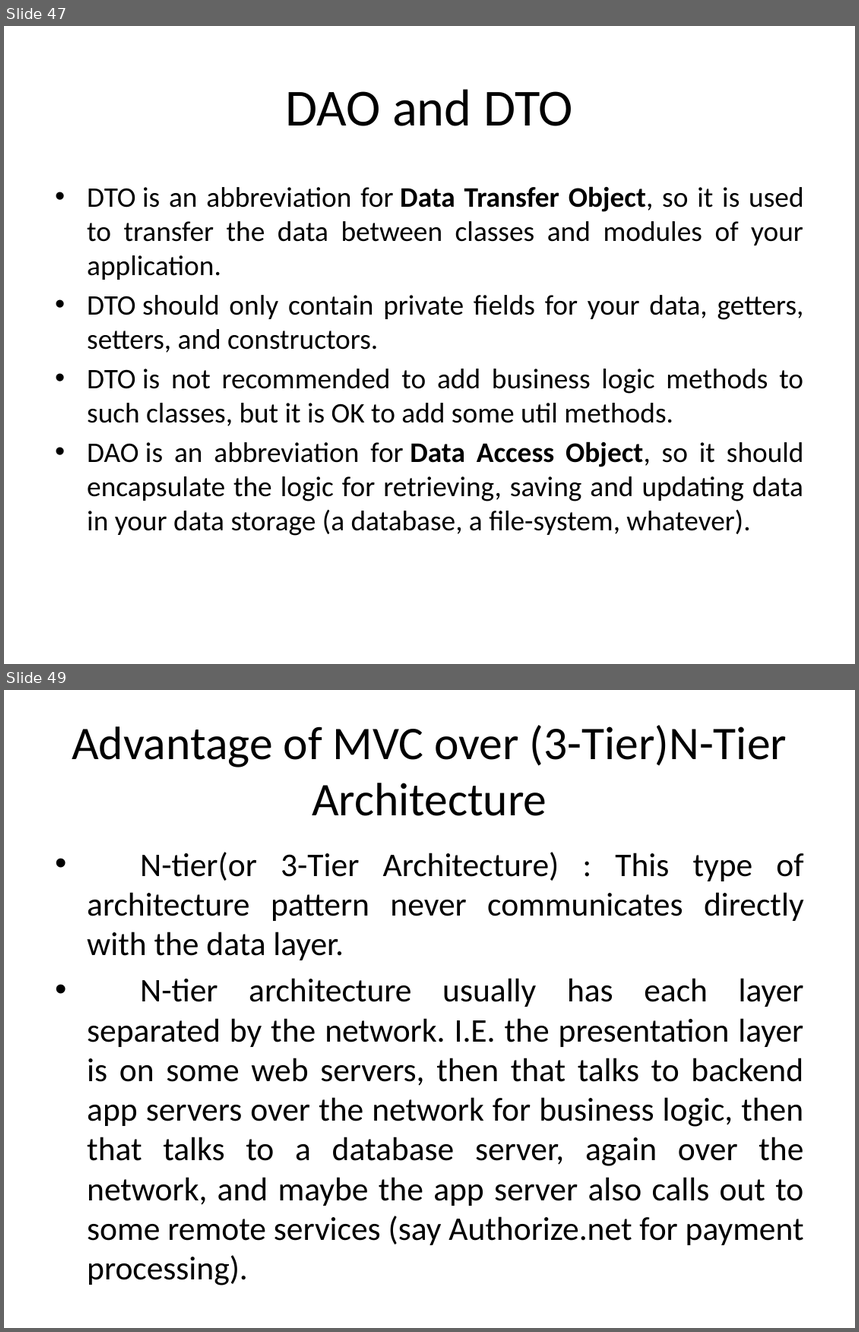
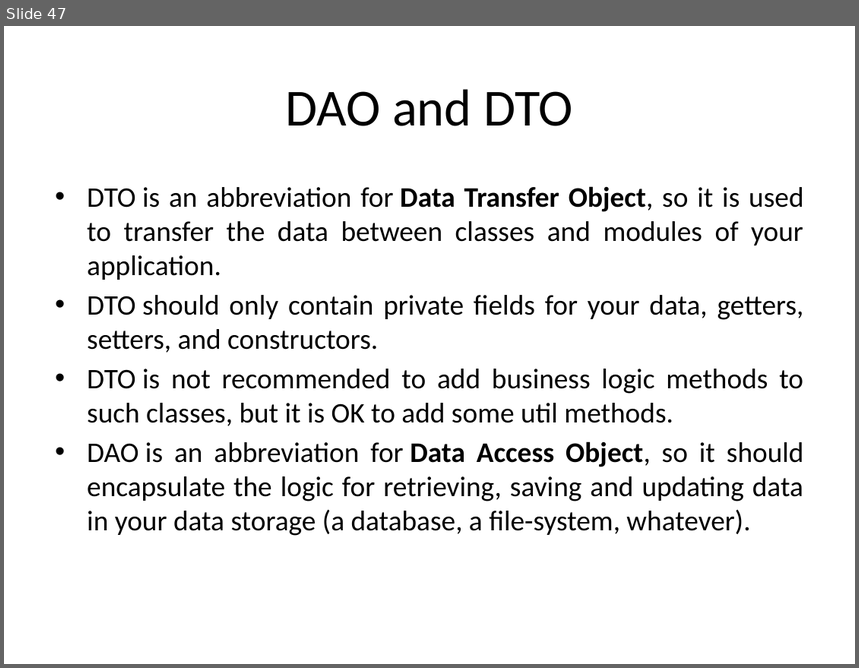
Before and after one commit to ProgrammingStairs/ITEP16, a slide deck: Advance Java/1 Advance_java_servlet/advance java intro.pptx. Shown one above the other, each under a label of ours: slides 47 and 49 before the commit, slide 47 after it; the slides between them are not shown. The pictures are 859x1332 and 859x668 pixels, drawn with LibreOffice and Linux fonts; fonts in the diff are those of the drawing. Boxes give left, top, right and bottom in pixels: in the first picture for what was removed or moved away, otherwise in the second. Text is boxed around its words. In the diff, an @@ line names an element or a change of style, - is before the commit and + after.

```diff
--- a/Advance Java/1 Advance_java_servlet/advance java intro.pptx
+++ b/Advance Java/1 Advance_java_servlet/advance java intro.pptx
@@ slide 49 removed at [4, 690, 855, 1328], background #FFFFFF @@
@@ title removed at [72, 725, 787, 816] @@
-Advantage of MVC over (3-Tier)N-Tier Architecture
@@ text removed at [87, 852, 804, 1246] @@
-• N-tier(or 3-Tier Architecture) : This type of architecture pattern never communicates directly with the data layer.
-• N-tier architecture usually has each layer separated by the network. I.E. the presentation layer is on some web servers, then that talks to backend app servers over the network for business logic, then that talks to a database server, again over the network, and maybe the app server also calls out to some remote services (say Authorize.net for payment processing).
```
Also in this commit, not shown: 1 slide changed, 2 other slides removed, 22 other files.
